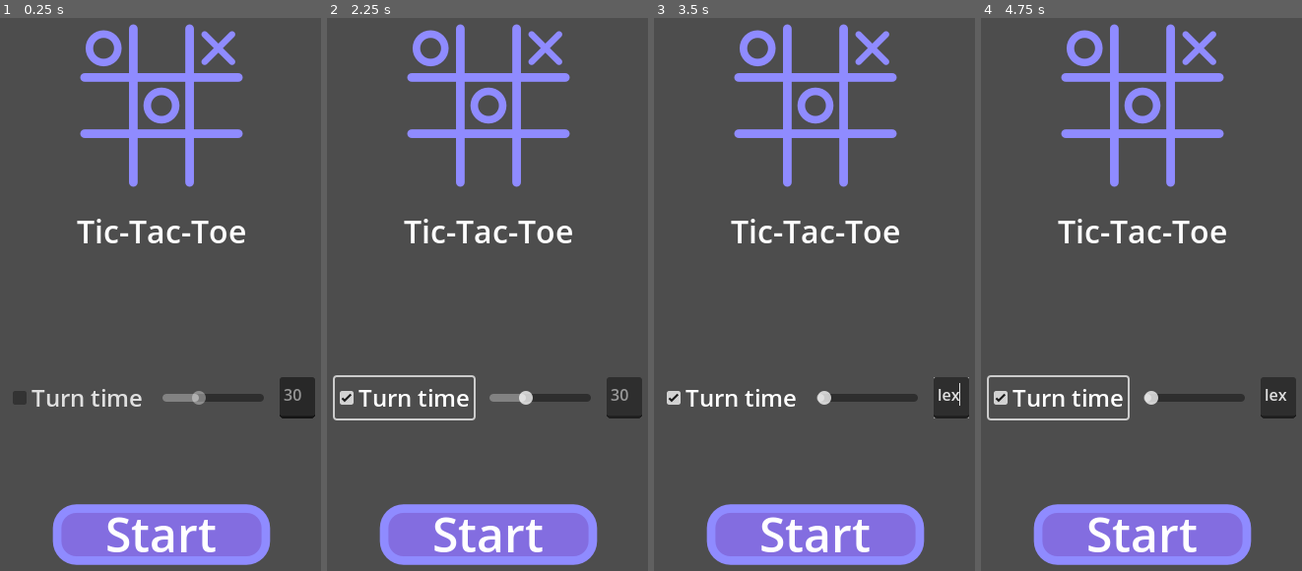
Above: before the commit, frames 1-4 (left to right).
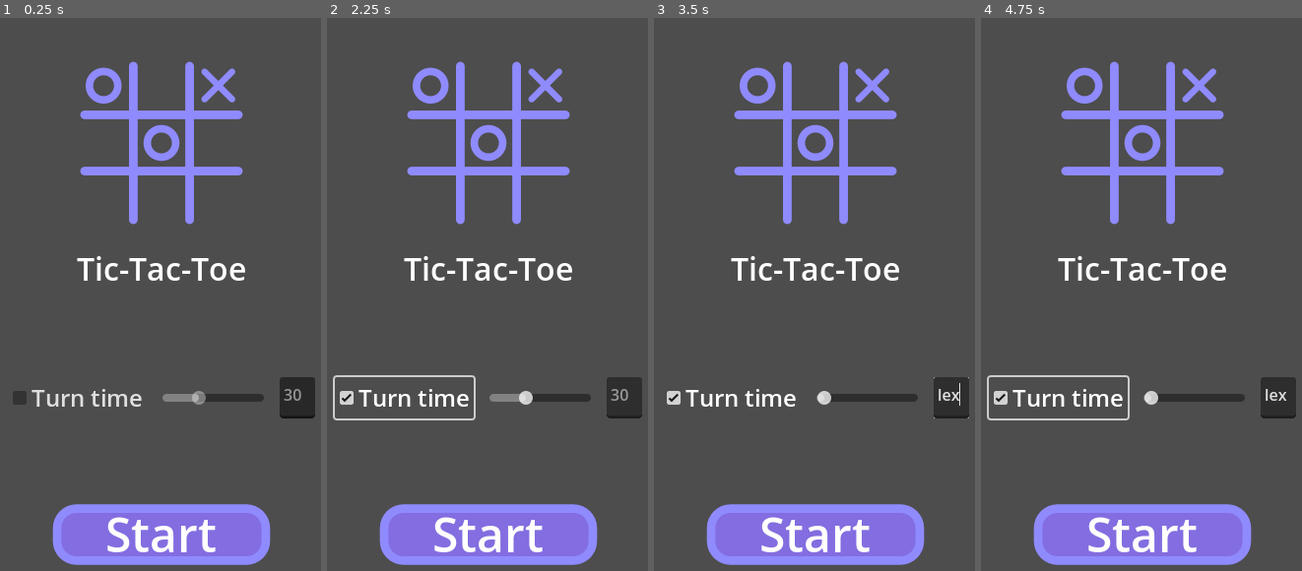
Above: after the commit, the same moments.

Repository: is2you2/tic-tac-toe_redo
Game: Godot game, scene res://main.tscn
The game is run twice, just before and just after one commit, with the same random seed, the same clock (stepped at 60 frames per second) and the same inputs.
Inputs (mouse positions are in pixels of both pictures, inside the frame that each line leads up to):
- Up to frame 1 (0.25 s): no input
- Up to frame 2 (2.25 s): click "Start" at 0.5 s; click "Start" at 1.25 s; click "Turn time" at 2 s
- Up to frame 3 (3.5 s): click (952, 399) at 2.77 s; type "Alex" at 2.85 s
- Up to frame 4 (4.75 s): click "Turn time" at 3.5 s; click "Turn time" at 4.25 s

The runs differ from the first frame. In frame 1, 6.7% of the frame differs, in the area x 23-77%, y 1-48%; in frame 2, 6.7%; in frame 3, 6.7%; in frame 4, 6.7%.

Commit message:
카우보이게임 만들러 갑니다

Diff:
--- a/in_game.tscn
+++ /dev/null
@@ -1,24 +0,0 @@
-[gd_scene format=3 uid="uid://di7vqatxwd8ch"]
-
-[node name="InGame" type="Control"]
-layout_mode = 3
-anchors_preset = 15
-anchor_right = 1.0
-anchor_bottom = 1.0
-grow_horizontal = 2
-grow_vertical = 2
-
-[node name="Label" type="Label" parent="."]
-layout_mode = 1
-anchors_preset = 8
-anchor_left = 0.5
-anchor_top = 0.5
-anchor_right = 0.5
-anchor_bottom = 0.5
-offset_left = -20.0
-offset_top = -11.5
-offset_right = 20.0
-offset_bottom = 11.5
-grow_horizontal = 2
-grow_vertical = 2
-text = "In game label test"
--- a/main.gd
+++ b/main.gd
@@ -8,23 +8,20 @@
 	Root.OnWsRecvFunc = Callable(self, "_on_ws_recv")
 	var json = Root.get_reqInfo()
 	if json != null:
-		print('_ready')
 		ReadyToStart = true
 		Root.toggle_chat_input(true)
 		_set_game_settings(json.data.useLimit, json.data.timelimit)
 		title_node.queue_free()
-		ingame_node.show()
+		start_game()
 
 func _set_game_settings(_useLimit:bool, _timelimit:int):
 	useLimit = _useLimit
 	timelimit = _timelimit
-	print('_set_game_settings')
 	ReadyToStart = true
 
 func _on_ws_recv(args):
 	var json_str:String = args[0]
 	var json = JSON.parse_string(json_str)
-	print(json,'/',ReadyToStart)
 	match json.type:
 		'join':
 			var my_pid:String = Root.get_pid()
@@ -34,7 +31,7 @@
 				Root.close_qrcode_modal()
 				Root.toggle_chat_input(true)
 				title_node.queue_free()
-				ingame_node.show()
+				start_game()
 		'leave':
 			Root.show_toast('Game over: The other person leaves')
 			await get_tree().create_timer(3).timeout
@@ -48,9 +45,11 @@
 					Root.show_toast('Failed to update game info')
 
 @onready var title_node:= $Title
-@onready var ingame_node:= $InGame
 
 # 인 게임 화면으로 전환하기 (1회성)
 func toggle_to_ingame():
 	title_node.queue_free()
-	ingame_node.visible = true
+	start_game()
+
+func start_game():
+	pass
--- a/main.tscn
+++ b/main.tscn
@@ -1,8 +1,7 @@
-[gd_scene load_steps=4 format=3 uid="uid://r2prej3hvgrq"]
+[gd_scene load_steps=3 format=3 uid="uid://r2prej3hvgrq"]
 
 [ext_resource type="Script" uid="uid://cma7em056006i" path="res://main.gd" id="1_h2yge"]
 [ext_resource type="PackedScene" uid="uid://bkip585o3h7tt" path="res://title.tscn" id="1_ig7tw"]
-[ext_resource type="PackedScene" uid="uid://di7vqatxwd8ch" path="res://in_game.tscn" id="2_0xm2m"]
 
 [node name="Main" type="Control"]
 layout_mode = 3
@@ -15,14 +14,7 @@
 
 [node name="Title" parent="." instance=ExtResource("1_ig7tw")]
 layout_mode = 1
-anchors_preset = 15
-anchor_left = 0.0
-anchor_right = 1.0
-offset_left = 0.0
-offset_right = 0.0
 
-[node name="InGame" parent="." instance=ExtResource("2_0xm2m")]
-visible = false
-layout_mode = 1
+[node name="Node3D" type="Node3D" parent="."]
 
 [connection signal="set_game_settings" from="Title" to="." method="_set_game_settings"]
--- a/title.tscn
+++ b/title.tscn
@@ -6,12 +6,9 @@
 
 [node name="Title" type="Control"]
 layout_mode = 3
-anchors_preset = 13
-anchor_left = 0.5
-anchor_right = 0.5
+anchors_preset = 15
+anchor_right = 1.0
 anchor_bottom = 1.0
-offset_left = -216.0
-offset_right = 216.0
 grow_horizontal = 2
 grow_vertical = 2
 script = ExtResource("1_kpexm")
@@ -32,9 +29,9 @@
 anchor_right = 0.5
 anchor_bottom = 0.5
 offset_left = -90.0
-offset_top = -292.0
+offset_top = -254.0
 offset_right = 90.0
-offset_bottom = -112.0
+offset_bottom = -74.0
 grow_horizontal = 2
 grow_vertical = 2
 texture = ExtResource("1_oyqm6")
@@ -47,9 +44,9 @@
 anchor_right = 0.5
 anchor_bottom = 0.5
 offset_left = -86.0
-offset_top = -97.0
+offset_top = -59.0
 offset_right = 86.0
-offset_bottom = -52.0
+offset_bottom = -14.0
 grow_horizontal = 2
 grow_vertical = 2
 theme_override_font_sizes/font_size = 32
